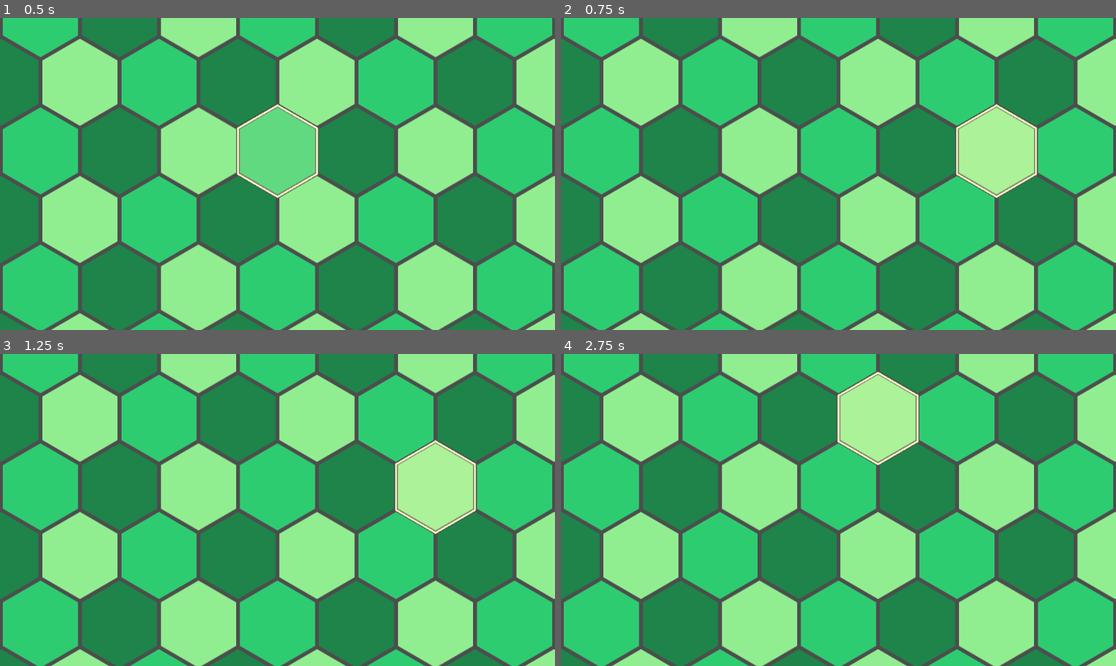
Above: before the commit, frames 1-4 (two rows, left to right).
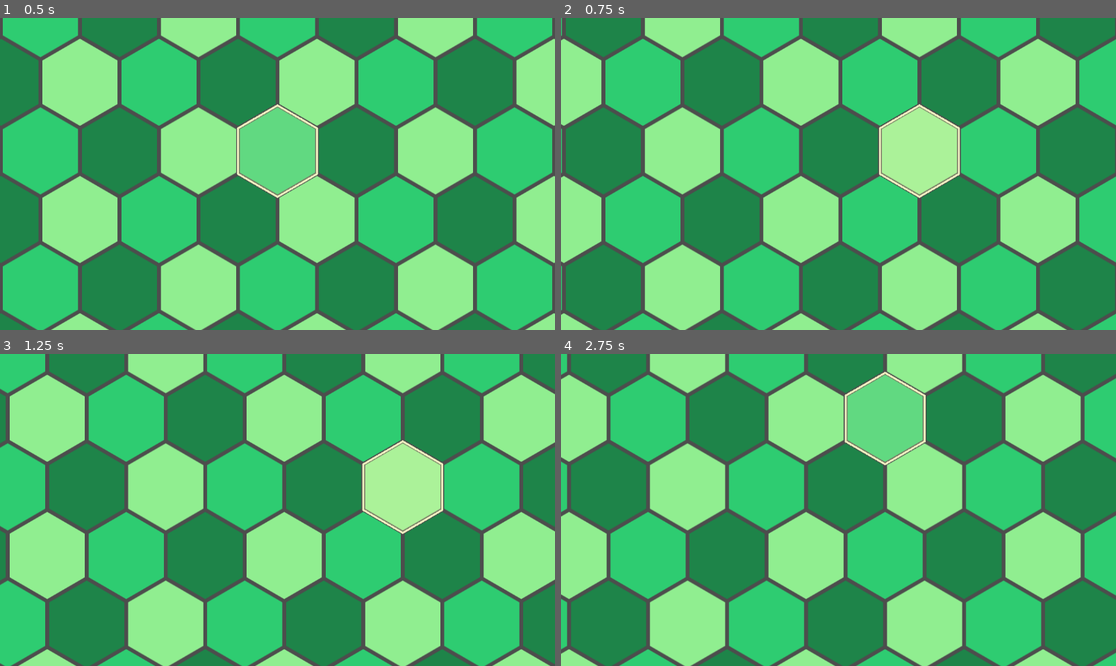
Above: after the commit, the same moments.

Repository: cognivore/collapsization
Game: Godot game, scene res://World.tscn
The game is run twice, just before and just after one commit, with the same random seed, the same clock (stepped at 60 frames per second) and the same inputs.
Inputs (mouse positions are in pixels of both pictures, inside the frame that each line leads up to):
- Up to frame 1 (0.5 s): no input
- Up to frame 2 (0.75 s): tap Enter at 0.5 s; move the mouse to (960, 158) at 0.52 s; hold Right (ui_right) from 0.53 s (still down); click (960, 158) at 0.67 s
- Up to frame 3 (1.25 s): keep holding Right (ui_right)
- Up to frame 4 (2.75 s): release Right (ui_right) at 1.25 s; drag from (727, 525) to (810, 572) at 1.27 s; tap Space at 2 s; move the mouse to (894, 441) at 2.02 s; hold Right (ui_right) from 2.03 s (still down); click (894, 441) at 2.17 s

Frame 1 is identical in both runs. In frame 2, 95% of the frame differs, in the area x 0-100%, y 0-100%; in frame 3, 57%; in frame 4, 97%.

Commit message:
Problem: Need modern RTS-style camera controls
Solution:

 - Added edge panning when mouse near screen borders:
   - Configurable margin and speed (camera_2d_drag.gd)
 - Added arrow key panning with same speed scaling (camera_2d_drag.gd)
 - Mouse confined to game window via Input.MOUSE_MODE_CONFINED
 - Hold Esc for 5 seconds to quit (camera_2d_drag.gd)

Diff:
--- a/camera_2d_drag.gd
+++ b/camera_2d_drag.gd
@@ -2,18 +2,34 @@
 
 @export var zoom_min: float = 0.25
 @export var zoom_max: float = 4.0
-@export var zoom_step: float = 0.1     # wheel step
+@export var zoom_step: float = 0.1
+
+## Pan speed in pixels per second (at zoom 1.0)
+@export var pan_speed: float = 800.0
+## Edge pan margin in pixels from screen edge
+@export var edge_margin: float = 20.0
+## Seconds to hold Esc to quit
+@export var esc_hold_duration: float = 5.0
 
 var dragging := false
 var drag_cam_start := Vector2.ZERO
 var drag_mouse_start := Vector2.ZERO
+var esc_held_time := 0.0
+
 
 func _ready() -> void:
 	make_current()
+	Input.mouse_mode = Input.MOUSE_MODE_CONFINED
+
+
+func _notification(what: int) -> void:
+	if what == NOTIFICATION_WM_CLOSE_REQUEST:
+		_quit_game()
+
 
 func _unhandled_input(event: InputEvent) -> void:
 	if event is InputEventMouseButton:
-		# middle (or right) mouse to drag
+		# Middle mouse to drag
 		if event.button_index == MOUSE_BUTTON_MIDDLE:
 			if event.pressed:
 				dragging = true
@@ -22,7 +38,7 @@
 			else:
 				dragging = false
 
-		# wheel zoom
+		# Wheel zoom
 		if event.pressed and event.button_index == MOUSE_BUTTON_WHEEL_UP:
 			_apply_zoom(1.0 - zoom_step)
 		elif event.pressed and event.button_index == MOUSE_BUTTON_WHEEL_DOWN:
@@ -30,15 +46,76 @@
 
 	# Trackpad pinch (Mac/Linux/Win)
 	if event is InputEventMagnifyGesture:
-		# factor > 1 means "zoom in"
 		_apply_zoom(1.0 / event.factor)
 
-func _process(_dt: float) -> void:
+
+func _process(dt: float) -> void:
+	_handle_drag()
+	_handle_edge_pan(dt)
+	_handle_arrow_pan(dt)
+	_handle_esc_quit(dt)
+
+
+func _handle_drag() -> void:
 	if dragging:
-		var mouse_delta = get_global_mouse_position() - drag_mouse_start
-		# divide by zoom so drag speed feels consistent at any zoom level
+		var mouse_delta := get_global_mouse_position() - drag_mouse_start
 		global_position = drag_cam_start - mouse_delta / zoom
 
+
+func _handle_edge_pan(dt: float) -> void:
+	if dragging:
+		return
+
+	var viewport := get_viewport()
+	var screen_size := viewport.get_visible_rect().size
+	var mouse_pos := viewport.get_mouse_position()
+
+	var pan_dir := Vector2.ZERO
+
+	if mouse_pos.x < edge_margin:
+		pan_dir.x -= 1.0
+	elif mouse_pos.x > screen_size.x - edge_margin:
+		pan_dir.x += 1.0
+
+	if mouse_pos.y < edge_margin:
+		pan_dir.y -= 1.0
+	elif mouse_pos.y > screen_size.y - edge_margin:
+		pan_dir.y += 1.0
+
+	if pan_dir != Vector2.ZERO:
+		global_position += pan_dir.normalized() * pan_speed * dt / zoom.x
+
+
+func _handle_arrow_pan(dt: float) -> void:
+	var pan_dir := Vector2.ZERO
+
+	if Input.is_action_pressed("ui_left"):
+		pan_dir.x -= 1.0
+	if Input.is_action_pressed("ui_right"):
+		pan_dir.x += 1.0
+	if Input.is_action_pressed("ui_up"):
+		pan_dir.y -= 1.0
+	if Input.is_action_pressed("ui_down"):
+		pan_dir.y += 1.0
+
+	if pan_dir != Vector2.ZERO:
+		global_position += pan_dir.normalized() * pan_speed * dt / zoom.x
+
+
+func _handle_esc_quit(dt: float) -> void:
+	if Input.is_action_pressed("ui_cancel"):
+		esc_held_time += dt
+		if esc_held_time >= esc_hold_duration:
+			_quit_game()
+	else:
+		esc_held_time = 0.0
+
+
 func _apply_zoom(mult: float) -> void:
-	var z := float(clamp(zoom.x * mult, zoom_min, zoom_max))
+	var z := clampf(zoom.x * mult, zoom_min, zoom_max)
 	zoom = Vector2(z, z)
+
+
+func _quit_game() -> void:
+	Input.mouse_mode = Input.MOUSE_MODE_VISIBLE
+	get_tree().quit()
